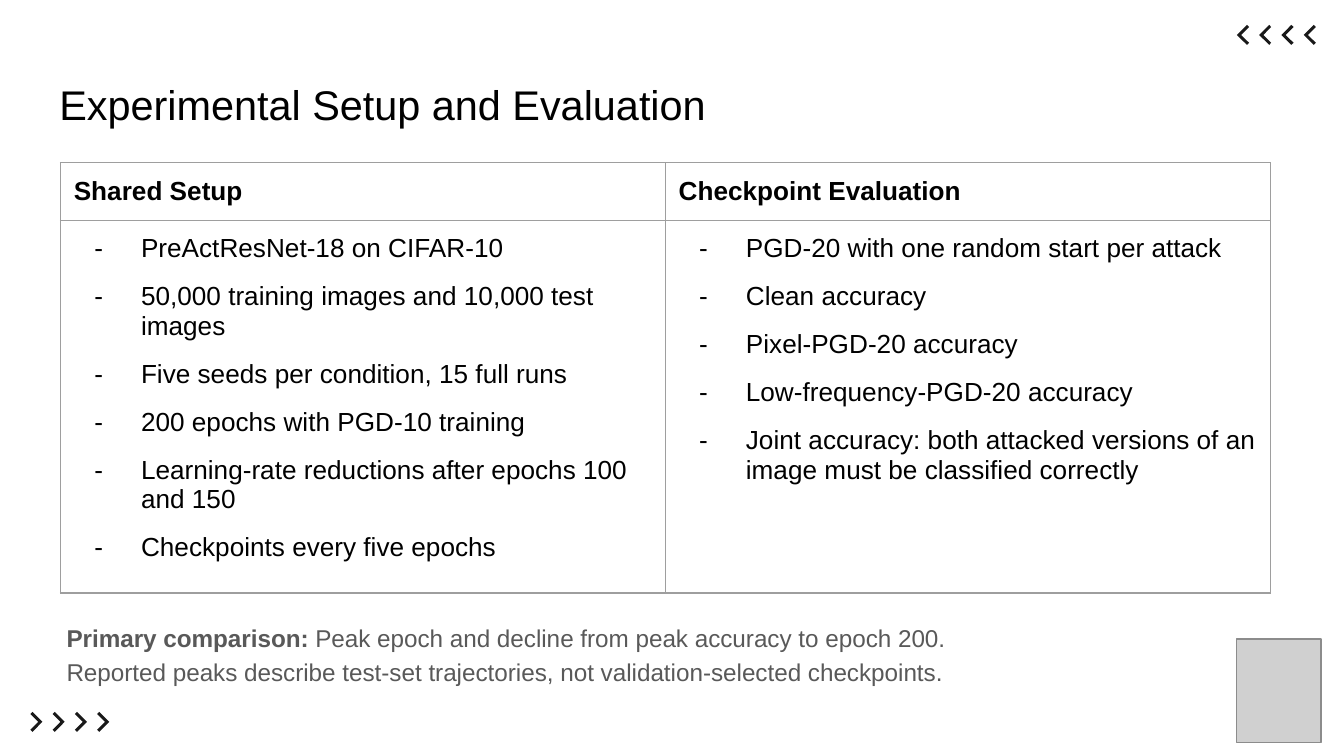
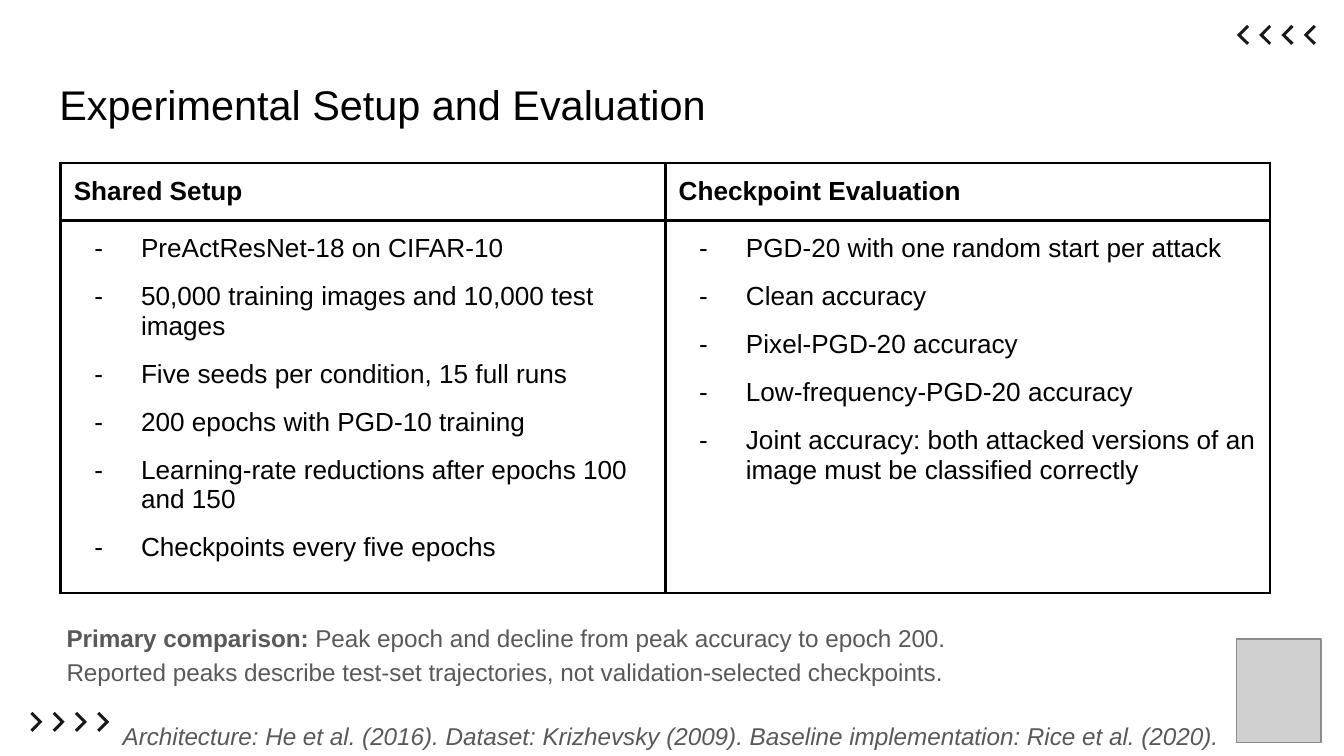
Before and after one commit to ItsKaiwenDu/Robust-Overfitting, a slide deck: slide 8 of report/slides.pptx. Drawn at 1344x756 pixels with LibreOffice and Linux fonts; fonts in the diff are those of the drawing; grey boxes stand for pictures. Boxes give left, top, right and bottom in pixels: in the first picture for what was removed or moved away, otherwise in the second. Text is boxed around its words. In the diff, an @@ line names an element or a change of style, - is before the commit and + after.

Commit message:
Commit: Finalize Report & Low-Frequency Results
1. Updated the project progress log to document the final low-frequency-only evaluation results (92.70% low-frequency robustness at epoch 200) and the completed final report/presentation work.
2. Also fixed a wording typo in the report's metric interpretation and refreshed the presentation slide deck.

```diff
--- a/report/slides.pptx
+++ b/report/slides.pptx
@@ table at <box>60,163,1270,603</box> @@
@@ borders changed @@
@@ text added at <box>123,727,1218,750</box>, 13 pt, text #595959, italic @@
+Architecture: He et al. (2016). Dataset: Krizhevsky (2009). Baseline implementation: Rice et al. (2020).
```
Also in this commit, not shown: 12 other slides changed, 1 slide added, 1 slide removed, 2 other files.
